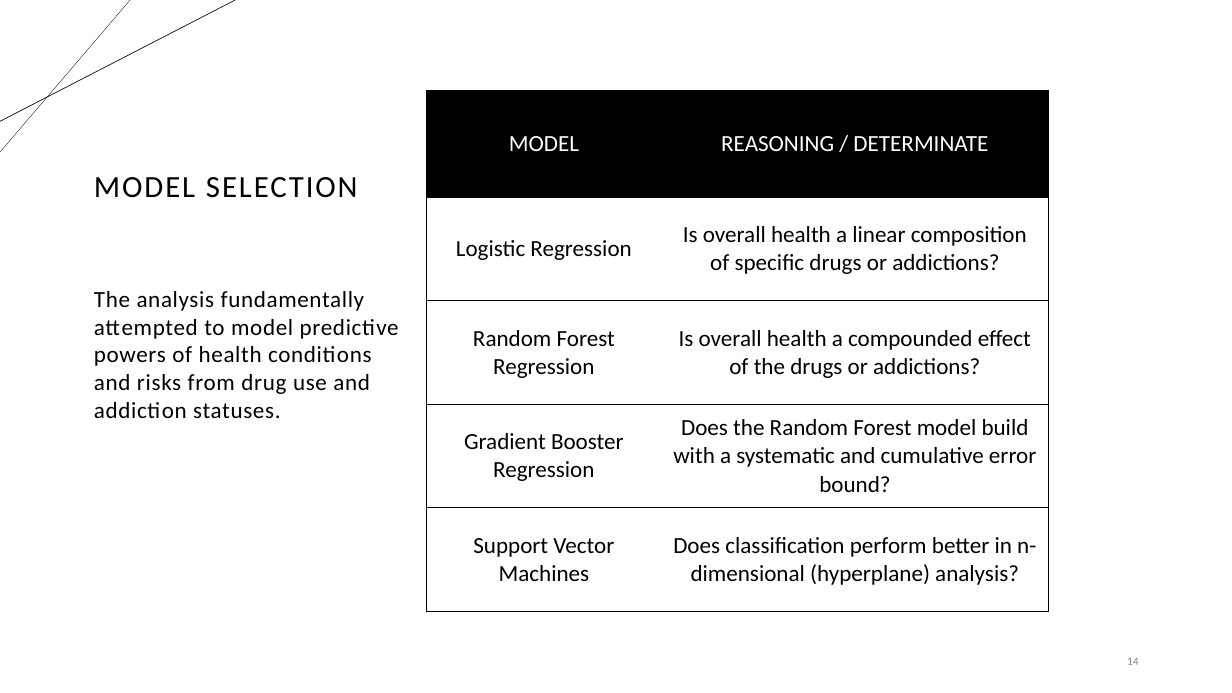
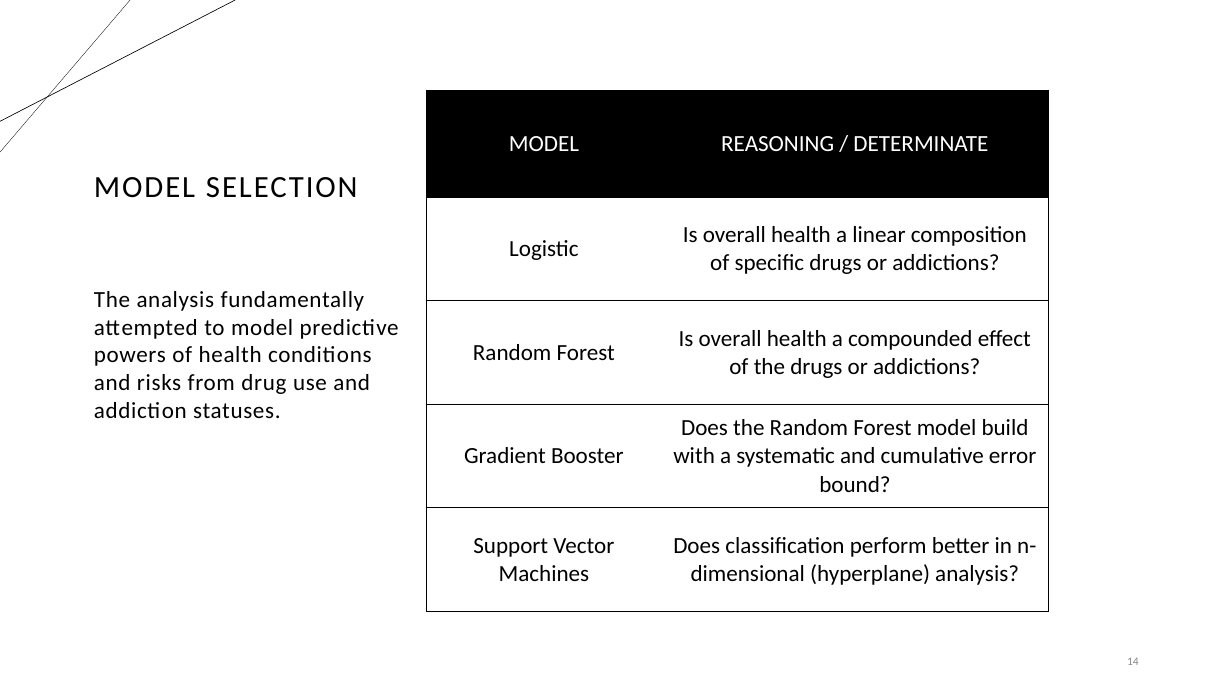
Before and after one commit to Malekyte/national-drug-use, a slide deck: slide 14 of Decomposition of Drug Substance Use on Health Dispositions.pptx. Drawn at 1232x693 pixels with LibreOffice and Linux fonts; fonts in the diff are those of the drawing. Boxes give left, top, right and bottom in pixels: in the first picture for what was removed or moved away, otherwise in the second. Text is boxed around its words. In the diff, an @@ line names an element or a change of style, - is before the commit and + after.

```diff
--- a/Decomposition of Drug Substance Use on Health Dispositions.pptx
+++ b/Decomposition of Drug Substance Use on Health Dispositions.pptx
@@ table at (426, 91, 1048, 612) @@
-row 2, column 1: Logistic Regression
+row 2, column 1: Logistic
-row 3, column 1: Random Forest Regression
+row 3, column 1: Random Forest
-row 4, column 1: Gradient Booster Regression
+row 4, column 1: Gradient Booster
```
Also in this commit, not shown: 1 other slide changed, 3 other files.
